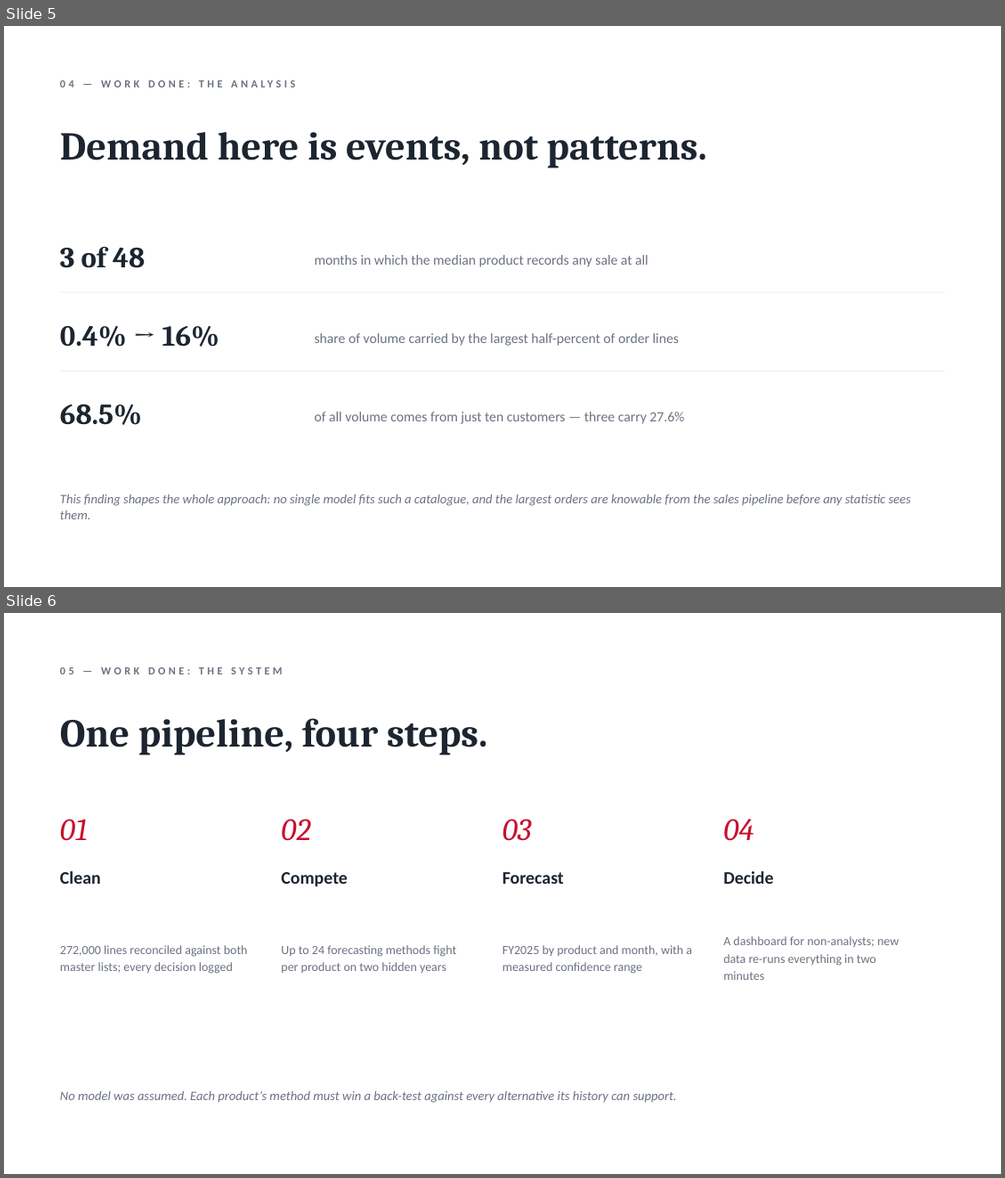
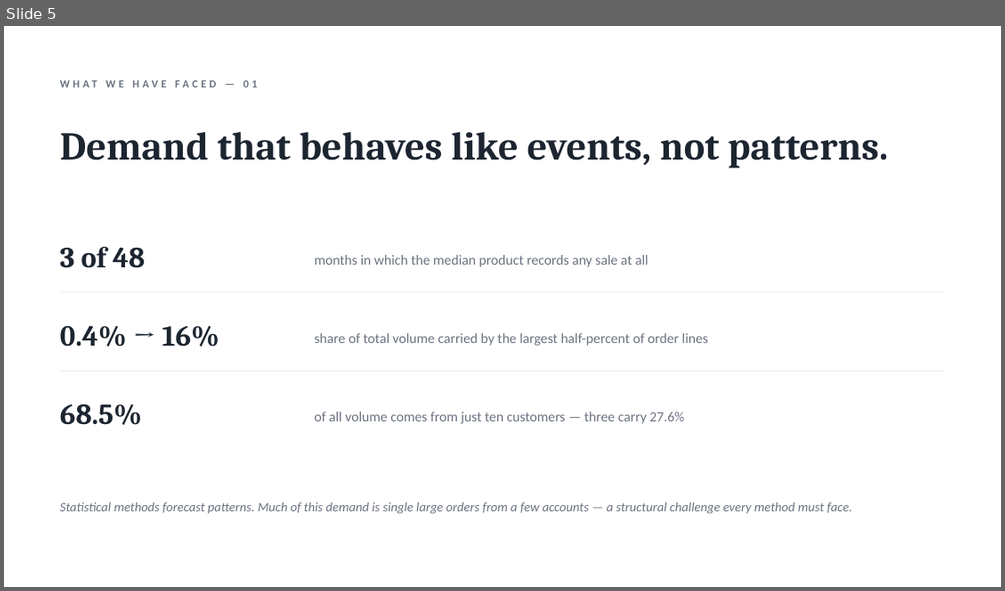
Before and after one commit to DokkDokki/SOE-105, a slide deck: presentation/FY2025_progress_report.pptx. Shown one above the other, each under a label of ours: slides 5 and 6 before the commit, slide 5 after it. The pictures are 1005x1178 and 1005x591 pixels, drawn with LibreOffice and Linux fonts; fonts in the diff are those of the drawing. Boxes give left, top, right and bottom in pixels: in the first picture for what was removed or moved away, otherwise in the second. Text is boxed around its words. In the diff, an @@ line names an element or a change of style, - is before the commit and + after.

```diff
--- a/presentation/FY2025_progress_report.pptx
+++ b/presentation/FY2025_progress_report.pptx
@@ slide 6 removed at (x1=4, y1=613, x2=1001, y2=1174), background #FFFFFF @@
@@ text removed at (x1=60, y1=667, x2=282, y2=674) @@
-05 — WORK DONE: THE SYSTEM
@@ text removed at (x1=60, y1=718, x2=487, y2=755) @@
-One pipeline, four steps.
@@ text removed at (x1=60, y1=819, x2=88, y2=841) @@
-01
@@ text removed at (x1=281, y1=819, x2=310, y2=841) @@
-02
@@ text removed at (x1=502, y1=819, x2=531, y2=841) @@
-03
@@ text removed at (x1=723, y1=819, x2=753, y2=841) @@
-04
@@ text removed at (x1=60, y1=871, x2=101, y2=884) @@
-Clean
@@ text removed at (x1=281, y1=872, x2=347, y2=886) @@
-Compete
@@ text removed at (x1=502, y1=872, x2=564, y2=884) @@
-Forecast
@@ text removed at (x1=723, y1=871, x2=773, y2=884) @@
-Decide
@@ text removed at (x1=60, y1=945, x2=248, y2=973) @@
-272,000 lines reconciled against both master lists; every decision logged
@@ text removed at (x1=281, y1=945, x2=456, y2=973) @@
-Up to 24 forecasting methods fight per product on two hidden years
@@ text removed at (x1=502, y1=945, x2=692, y2=973) @@
-FY2025 by product and month, with a measured confidence range
@@ text removed at (x1=723, y1=936, x2=898, y2=980) @@
-A dashboard for non-analysts; new data re-runs everything in two minutes
@@ text removed at (x1=60, y1=1091, x2=677, y2=1103) @@
-No model was assumed. Each product’s method must win a back-test against every alternative its history can support.
@@ slide 5 changed as well @@
@@ text at (x1=60, y1=72, x2=945, y2=95): text changed @@
-04 — WORK DONE: THE ANALYSIS
+WHAT WE HAVE FACED — 01
@@ text at (x1=60, y1=132, x2=888, y2=168): text changed @@
-Demand here is events, not patterns.
+Demand that behaves like events, not patterns.
@@ text at (x1=315, y1=333, x2=708, y2=346): text changed @@
-share of volume carried by the largest half-percent of order lines
+share of total volume carried by the largest half-percent of order lines
@@ text at (x1=60, y1=502, x2=852, y2=514): text changed @@
-This finding shapes the whole approach: no single model fits such a catalogue, and the largest orders are knowable from the sales pipeline before any statistic sees them.
+Statistical methods forecast patterns. Much of this demand is single large orders from a few accounts — a structural challenge every method must face.
```
Also in this commit, not shown: 5 other slides changed, 2 slides added, 3 other slides removed.
